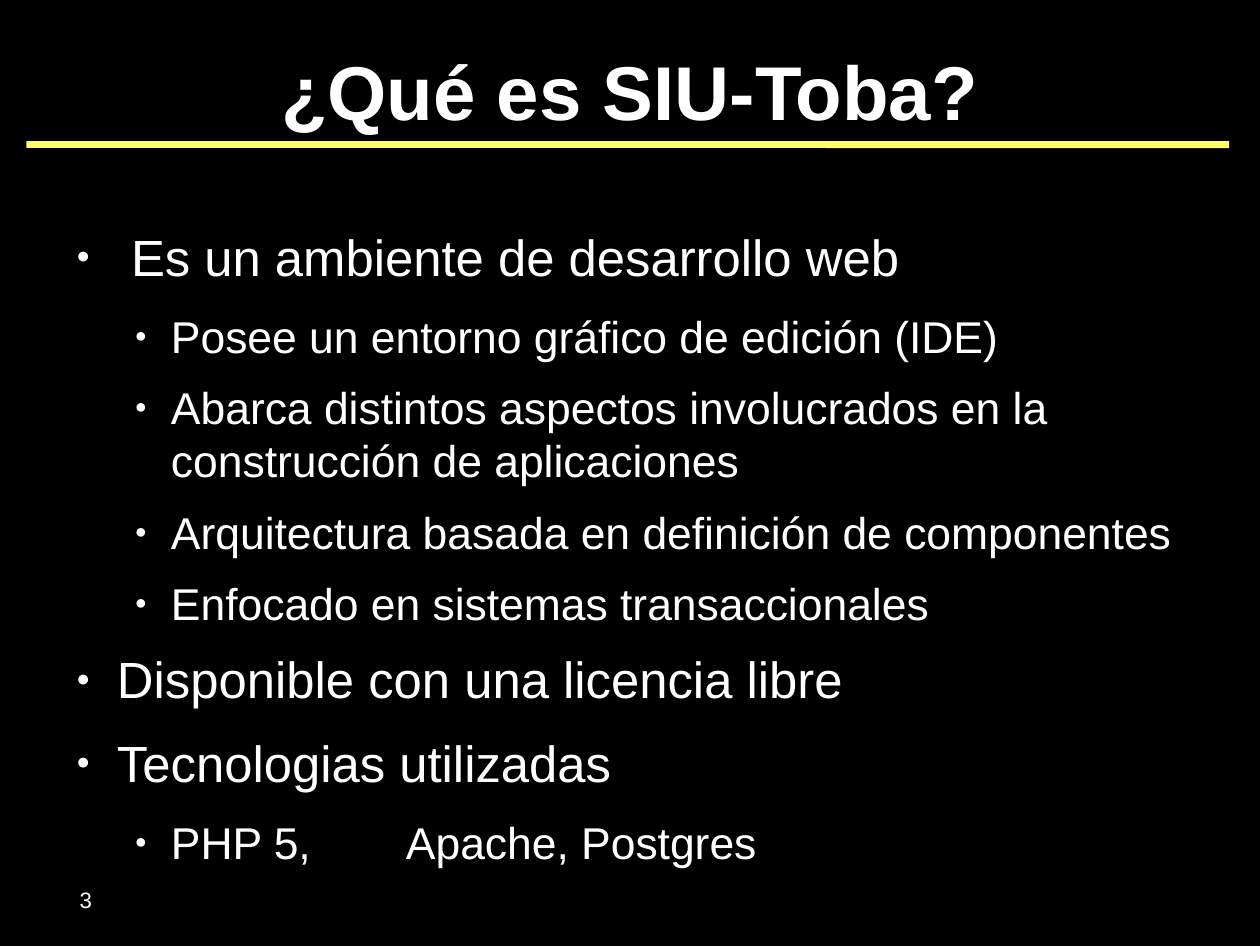
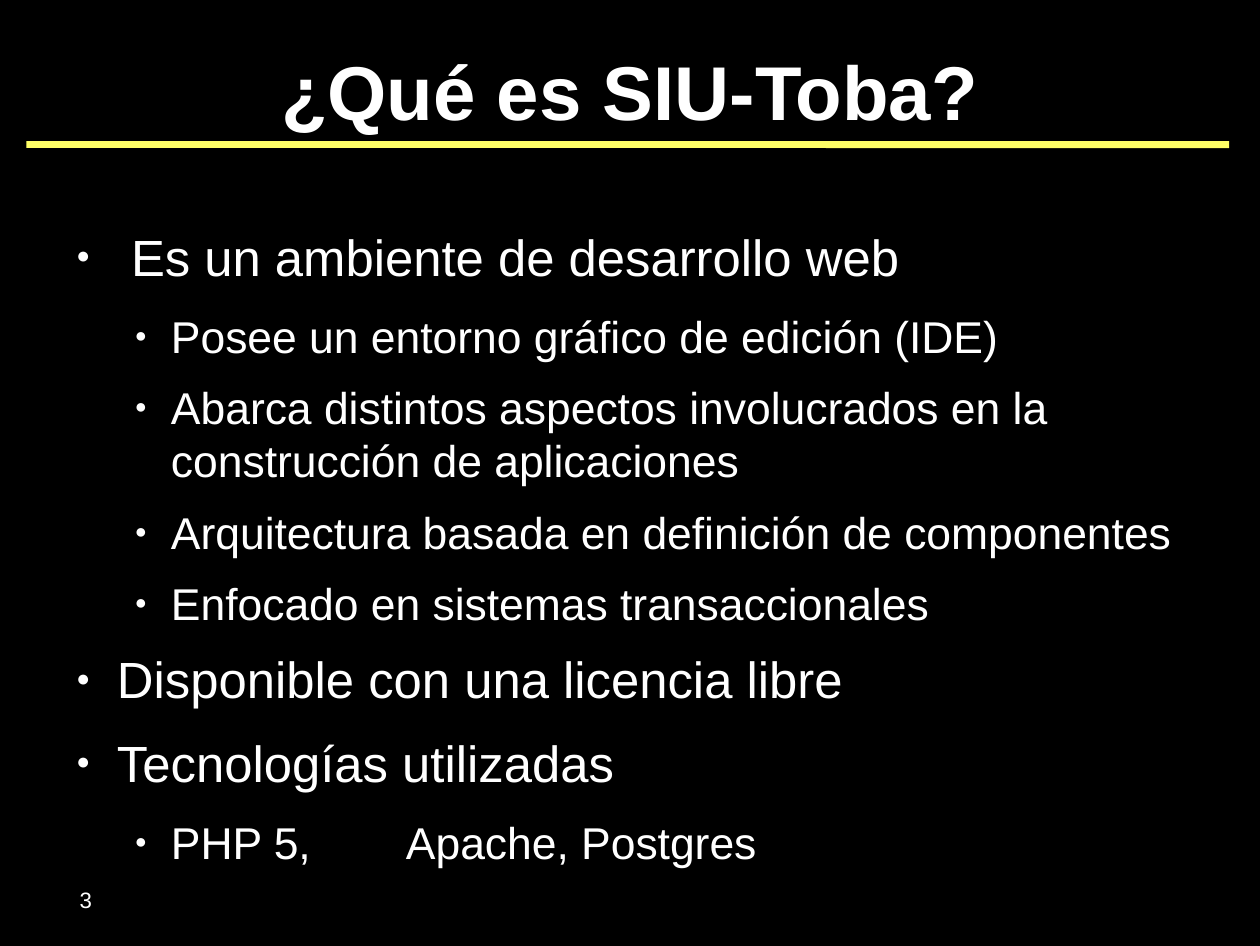
Before and after one commit to SIU-Toba/framework, a slide deck: slide 3 of doc/presentaciones/2007 - JAIIO - SIE.odp. Drawn at 1260x946 pixels with LibreOffice and Linux fonts; fonts in the diff are those of the drawing; background and template pictures are left out. Boxes give left, top, right and bottom in pixels: in the first picture for what was removed or moved away, otherwise in the second. Text is boxed around its words. In the diff, an @@ line names an element or a change of style, - is before the commit and + after.

```diff
--- a/doc/presentaciones/2007 - JAIIO - SIE.odp
+++ b/doc/presentaciones/2007 - JAIIO - SIE.odp
@@ text at box(117, 744, 614, 792): text changed @@
-● Tecnologias utilizadas
+● Tecnologías utilizadas
```
Also in this commit, not shown: 1 other slide changed, 1 other file.
